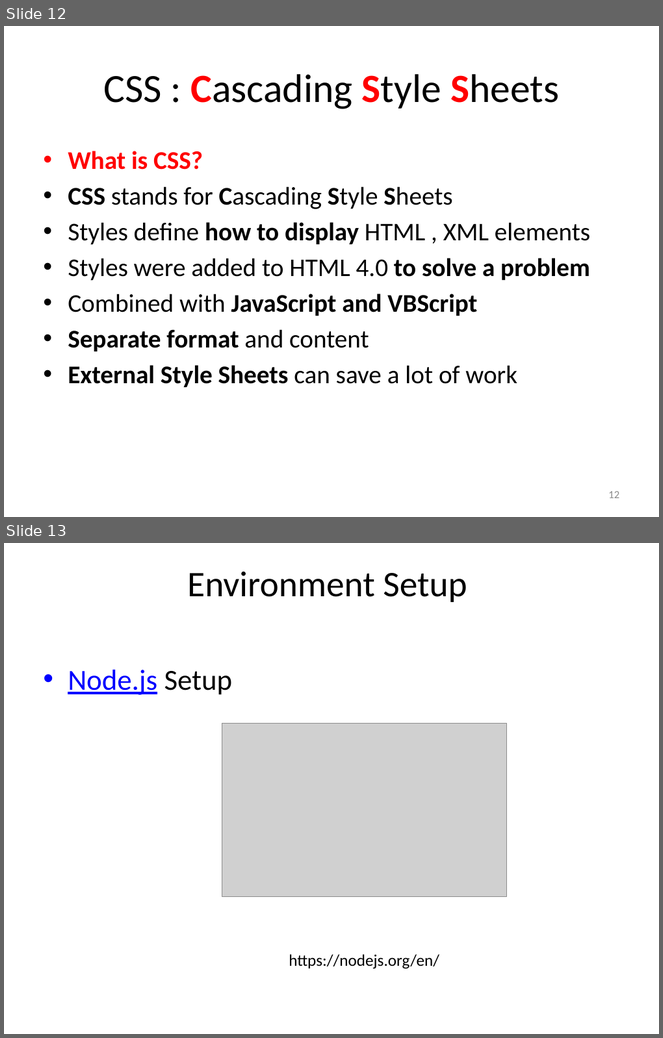
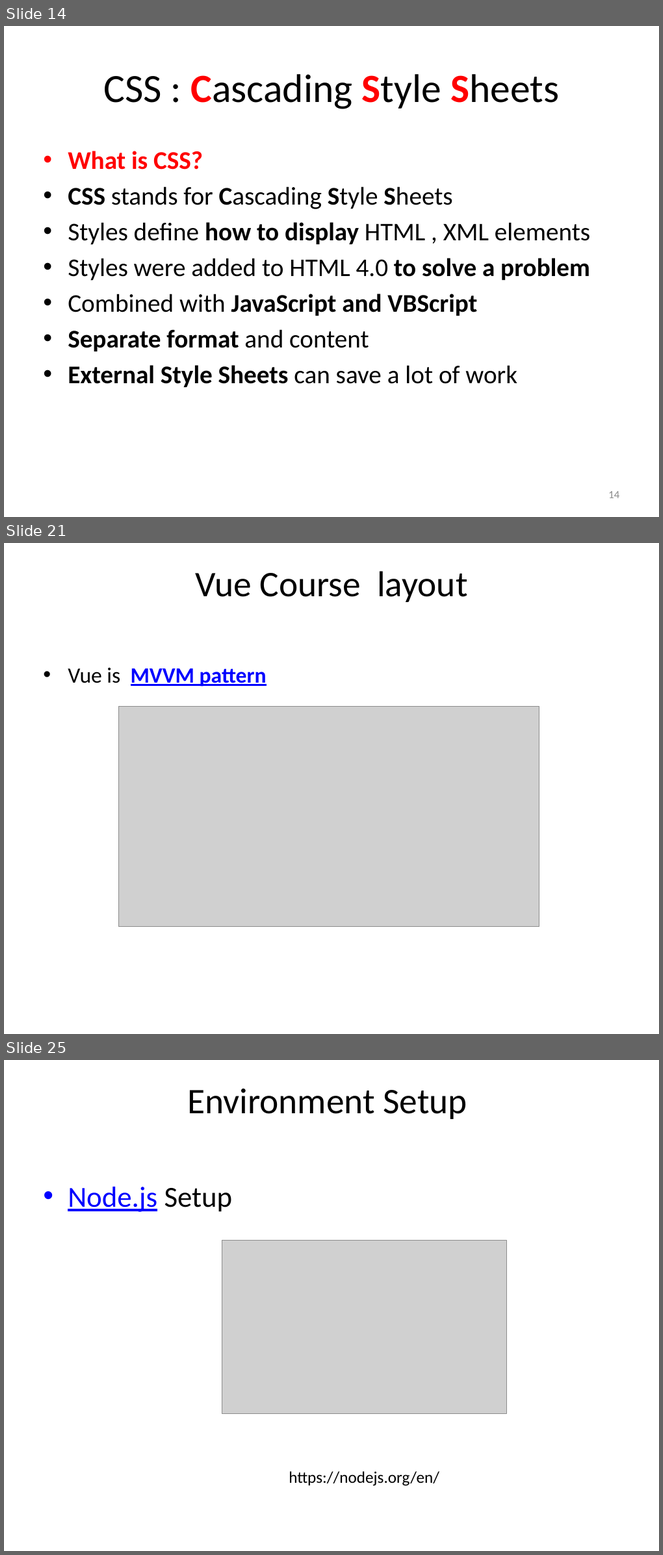
Before and after one commit to TarekSherif/Vue-CLI-Course, a slide deck: 1-PPT/L1 Architecture.pptx. Shown one above the other, each under a label of ours: slides 12 and 13 before the commit, slides 14, 21 and 25 after it; the slides between them are not shown. The pictures are 663x1038 and 663x1555 pixels, drawn with LibreOffice and Linux fonts; fonts in the diff are those of the drawing; grey boxes stand for pictures. Boxes give left, top, right and bottom in pixels: in the first picture for what was removed or moved away, otherwise in the second. Text is boxed around its words. In the diff, an @@ line names an element or a change of style, - is before the commit and + after.

```diff
--- a/1-PPT/L1 Architecture.pptx
+++ b/1-PPT/L1 Architecture.pptx
@@ slide 21 added at (4, 543, 659, 1034), background #FFFFFF @@
@@ title added at (195, 571, 468, 602), 39.6 pt, text #000000 @@
+Vue Course layout
@@ text added at (68, 668, 267, 687), 24 pt, text #0000FF, bold, underline @@
+• Vue is MVVM pattern
@@ picture added at (118, 707, 540, 927) @@
@@ what was slide 12 is now slide 14 @@
@@ page number at (608, 491, 620, 499): text changed @@
-12
+14
@@ what was slide 13 is now slide 25 @@
```
Also in this commit, not shown: 1 slide changed, 13 other slides added, 1 slide removed, 2 other files.
